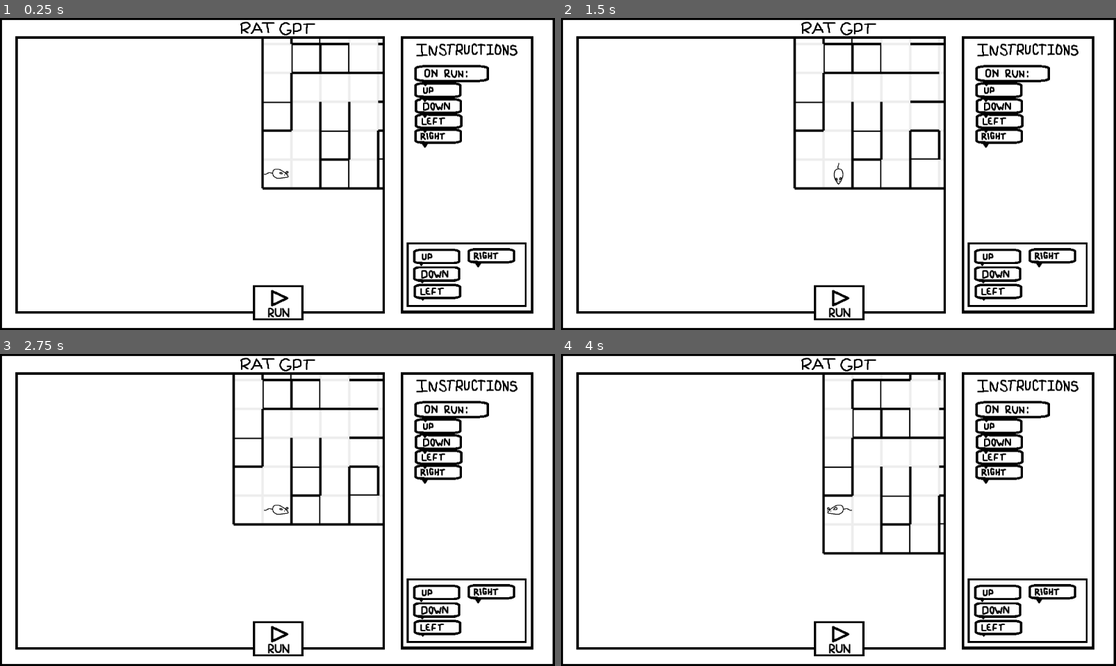
Above: before the commit, frames 1-4 (two rows, left to right).
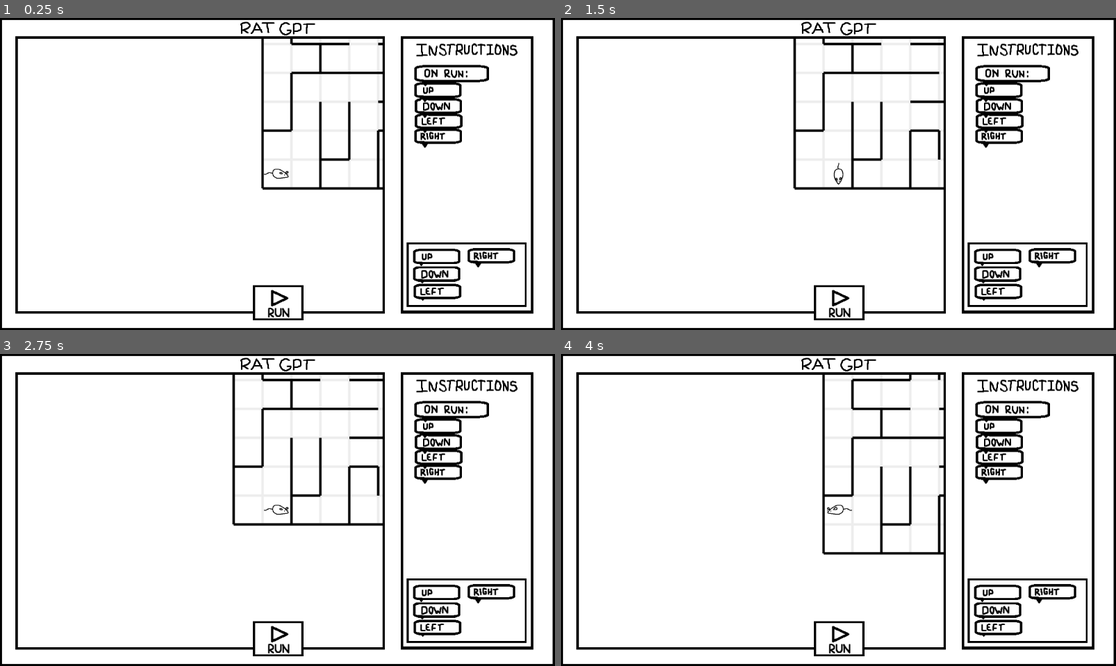
Above: after the commit, the same moments.

Repository: AidanJScott/RatGPT
Game: Godot game, scene res://aidan/scenes/game.tscn
Two runs of this game, one before a commit and one after it. Both use one fixed random seed, a clock stepped at 60 frames per second and the inputs below.
Inputs:
- Up to frame 1 (0.25 s): no input
- Up to frame 2 (1.5 s): tap Enter at 0.5 s; hold D (right) 0.53-1.28 s; tap Space at 1.25 s; hold S (down) from 1.28 s (still down)
- Up to frame 3 (2.75 s): tap Enter at 2 s; release S (down) at 2.03 s; hold D (right) from 2.03 s (still down)
- Up to frame 4 (4 s): tap Space at 2.75 s; release D (right) at 2.78 s; hold Up (ui_up) 2.78-3.53 s; tap Enter at 3.5 s; hold A (left) from 3.53 s (still down)

The runs differ from the first frame. In frame 1, 0.1% of the frame differs, in the area x 47-69%, y 6-55%; in frame 2, 0.2%, in the area x 42-68%, y 6-55%; in frame 3, 0.2%; in frame 4, 0.2%.

Commit message:
fixed tilemap for aidan maze

Diff:
--- a/project.godot
+++ b/project.godot
@@ -1,3 +1,11 @@
+; Engine configuration file.
+; It's best edited using the editor UI and not directly,
+; since the parameters that go here are not all obvious.
+;
+; Format:
+;   [section] ; section goes between []
+;   param=value ; assign values to parameters
+
 config_version=5
 
 [application]
Binary file changed: aidan/assets/maze/threewall.png
